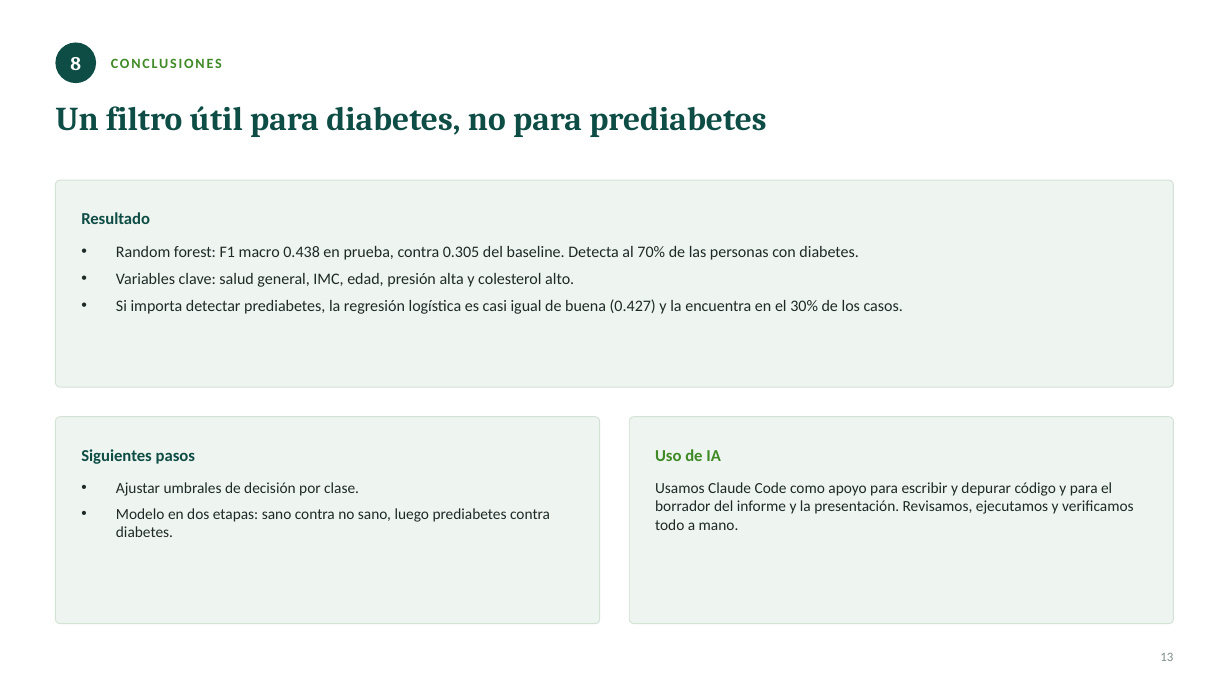
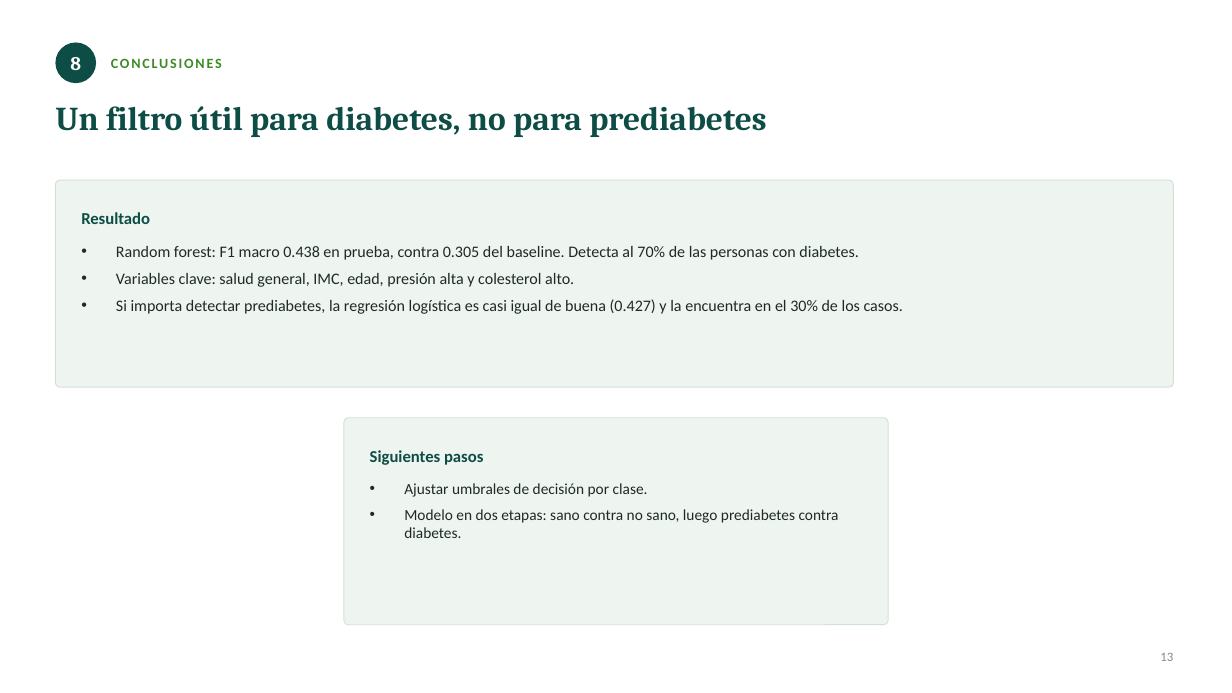
Before and after one commit to Sofilayerdi/Proyecto2-IA, a slide deck: slide 13 of Presentacion-Proyecto2.pptx. Drawn at 1232x693 pixels with LibreOffice and Linux fonts; fonts in the diff are those of the drawing. Boxes give left, top, right and bottom in pixels: in the first picture for what was removed or moved away, otherwise in the second. Text is boxed around its words. In the diff, an @@ line names an element or a change of style, - is before the commit and + after.

Commit message:
docs: changes to ppt

```diff
--- a/Presentacion-Proyecto2.pptx
+++ b/Presentacion-Proyecto2.pptx
@@ 2 texts, 1 rounded rectangle: place and size @@
-2 texts, 1 rounded rectangle at bbox=[55, 417, 600, 624]
+2 texts, 1 rounded rectangle at bbox=[344, 418, 888, 625]
@@ rounded rectangle removed at bbox=[629, 417, 1174, 624] @@
@@ text removed at bbox=[655, 449, 721, 461] @@
-Uso de IA
@@ text removed at bbox=[655, 482, 1134, 530] @@
-Usamos Claude Code como apoyo para escribir y depurar código y para el borrador del informe y la presentación. Revisamos, ejecutamos y verificamos todo a mano.
```
